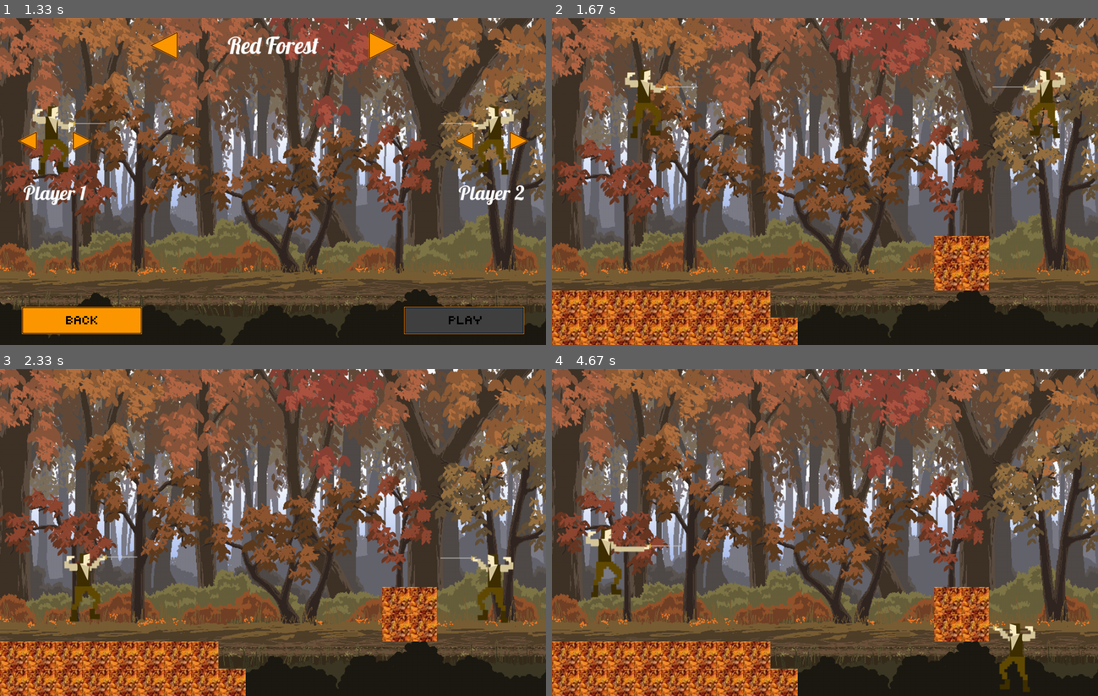
Above: before the commit, frames 1-4 (two rows, left to right).
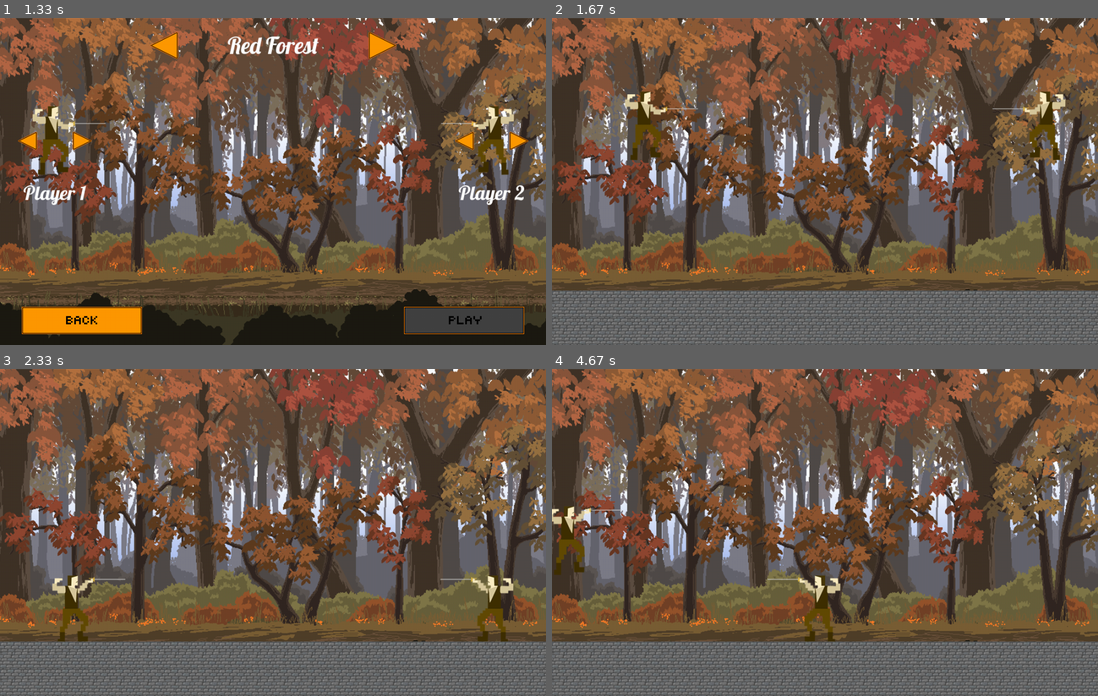
Above: after the commit, the same moments.

Repository: AlexisDougherty13/Duel
Game: pygame game, started from theMain.py
The game is run twice, just before and just after one commit, with the same random seed, the same clock (stepped at 60 frames per second) and the same inputs.
Inputs (mouse positions are in pixels of both pictures, inside the frame that each line leads up to):
- Up to frame 1 (1.33 s): click (251, 194) at 0.38 s; click (464, 318) at 1.22 s
- Up to frame 2 (1.67 s): no input
- Up to frame 3 (2.33 s): tap A at 1.67 s; hold Up from 2.07 s (still down); hold W from 2.07 s (still down)
- Up to frame 4 (4.67 s): release Up at 2.53 s; release W at 2.53 s; hold Right 2.57-3.03 s; hold D 2.57-3.03 s; tap Space at 2.63, 2.93, 3.13, 3.43, 3.7, 4.03, 4.33, 4.47 s; tap Right Shift at 2.72, 4.12 s; hold Left 3.07-3.6 s; hold A 3.07-3.6 s; hold Down 3.63-3.93 s; hold S 3.63-3.93 s; tap F at 3.78 s; hold Left 3.97-4.37 s; hold A 3.97-4.37 s; hold Up from 4.4 s (still down); hold W from 4.4 s (still down)

Frame 1 is identical in both runs. In frame 2, 20% of the frame differs, in the area x 0-100%, y 15-100%; in frame 3, 21%; in frame 4, 21%, in the area x 0-100%, y 42-100%.

Commit message:
AAAAAAAAAAAAAAAAAAAAAAAAAAAAAAAAAAAAAAAAAAAAAAAAAAA

Diff:
--- a/desolateDesertMap.py
+++ b/desolateDesertMap.py
@@ -17,5 +17,5 @@
             "ZorroFlag": "Resources/Images/ZorroFlag.png",
             "KingFlag":"Resources/Images/KingArthurFlag.png"
         }
-        Map.__init__(self, 1000, 600, 450, 300, 550, 300, assets_dict, "desolateDesertMap.txt")
+        Map.__init__(self, 1000, 600, -50, 140, 675, 140, assets_dict, "desolateDesertMap.txt")
         self.songName = "Desolate Desert"
--- a/desolateDesertMap.txt
+++ b/desolateDesertMap.txt
@@ -7,7 +7,7 @@
 2000000000000000000000000000000000000000000000000000000000000000000000000000000000000000000000000000000000000000000000000000000000000000000000000000000000000000000000000000000000000000000000000000000000000000000000000000000000000000000000000000000002
 2000000000000000000000000000000000000000000000000000000000000000000000000000000000000000000000000000000000000000000000000000000000000000000000000000000000000000000000000000000000000000000000000000000000000000000000000000000000000000000000000000000002
 2000000000000000000000000000111000000000000000000000000000000000000000000000000000000000001110000111000000000000000000000000000000000000000000000000001110000111000000000000000000000000000000000000000000000000000000000001110000000000000000000000000002
-200B00000000000000000000000011100000000000000000000000000000000000000000000000001111111111111444411111111111110000000000000000000000000000001111111111111444411111111111110000000000000000000000000000000000000000000000000111000000000000000000000000A002
+20000000B000000000000000000011100000000000000000000000000000000000000000000000001111111111111444411111111111110000000000000000000000000000001111111111111444411111111111110000000000000000000000000000000000000000000000000111000000000000000000A000000002
 1111111111111111111000111000111000111000111111111111111111111111111111111111111111111111111111111111111111111111111111111111111111111111111111111111111111111111111111111111111111111111111111111111111111111111110001110001110001110001111111111111111111
 1111111111111111111444111444111444111444111111111111111111111111111111111111111111111111111111111111111111111111111111111111111111111111111111111111111111111111111111111111111111111111111111111111111111111111114441114441114441114441111111111111111111
 1111111111111111111111111111111111111111111111111111111111111111111111111111111111111111111111111111111111111111111111111111111111111111111111111111111111111111111111111111111111111111111111111111111111111111111111111111111111111111111111111111111111
--- a/gameEngine.py
+++ b/gameEngine.py
@@ -82,8 +82,8 @@
 
     swords = []
 
-    player1 = Player(-50, 100, 1, 2, False, True, getSkin(skin_selection1), 1)  # Initializes player1 -50, 100
-    player2 = Player(675, 100, 1, 2, False, False, getSkin(skin_selection2), -1)  # Initializes player2 675, 100
+    player1 = Player(current_map.getP1InitialPosition()["X"], current_map.getP1InitialPosition()["Y"], 1, 2, False, True, getSkin(skin_selection1), 1)  # Initializes player1 -50, 100
+    player2 = Player(current_map.getP2InitialPosition()["X"], current_map.getP2InitialPosition()["Y"], 1, 2, False, False, getSkin(skin_selection2), -1)  # Initializes player2 675, 100
 
     display, camera = gameFrame.init(current_map)
 
@@ -92,14 +92,14 @@
     active_match = True
 
     audio.changeSong(current_map.songName)
-    leftover = 0
+    #leftover = 0
     while active_match:
         # Delta time is implemented to help make sure that player's models will move at the same speed regardless of monitor refresh rate and processor speed.
         # Could use further optimizing and troubleshooting.
 
-        Millisec_Goal = .0166
-
-        timer = time()
+        #Millisec_Goal = .0166
+
+        #timer = time()
         for event in pygame.event.get():
             # What to do on quit
             if event.type == pygame.QUIT:
@@ -345,19 +345,19 @@
         player1.move(entities, camera)
         player2.move(entities, camera)
 
-        shotClock = time()-timer
-        while shotClock - leftover >= Millisec_Goal:
-            for sword in swords:
-                if not sword.getState("on_ground"):
-                    sword.calculateGravity(time())
-                sword.move(entities)
-            player1.move(entities, camera)
-            player2.move(entities, camera)
-            leftover = shotClock % Millisec_Goal
-            shotClock -= Millisec_Goal
-        while shotClock < Millisec_Goal:
-            shotClock = time()-timer
-        timer = time()
+        # shotClock = time()-timer
+        # while shotClock - leftover >= Millisec_Goal:
+        #     for sword in swords:
+        #         if not sword.getState("on_ground"):
+        #             sword.calculateGravity(time())
+        #         sword.move(entities)
+        #     player1.move(entities, camera)
+        #     player2.move(entities, camera)
+        #     leftover = shotClock % Millisec_Goal
+        #     shotClock -= Millisec_Goal
+        # while shotClock < Millisec_Goal:
+        #     shotClock = time()-timer
+        # timer = time()
         #render
         gameFrame.render(display, screen, player1, player2, entities, camera, swords, current_map.assets_dict)
 
--- a/playerSkinsList.py
+++ b/playerSkinsList.py
@@ -80,12 +80,12 @@
 
             "run_l_nosword": "Resources/Images/MontoyaRun1L_nosword.png",
             "run_r_nosword": "Resources/Images/MontoyaRun1R_nosword.png",
-            "run_l_1_nosword": "Resources/Images/MontoyaRun1L_nosword.png",
-            "run_r_1_nosword": "Resources/Images/MontoyaRun1R_nosword.png",
-            "run_l_2_nosword": "Resources/Images/MontoyaRun2L_nosword.png",
-            "run_r_2_nosword": "Resources/Images/MontoyaRun2R_nosword.png",
-            "run_l_3_nosword": "Resources/Images/MontoyaRun3L_nosword.png",
-            "run_r_3_nosword": "Resources/Images/MontoyaRun3R_nosword.png",
+            "run_l_nosword_1": "Resources/Images/MontoyaRun1L_nosword.png",
+            "run_r_nosword_1": "Resources/Images/MontoyaRun1R_nosword.png",
+            "run_l_nosword_2": "Resources/Images/MontoyaRun2L_nosword.png",
+            "run_r_nosword_2": "Resources/Images/MontoyaRun2R_nosword.png",
+            "run_l_nosword_3": "Resources/Images/MontoyaRun3L_nosword.png",
+            "run_r_nosword_3": "Resources/Images/MontoyaRun3R_nosword.png",
             "sword_high_l_nosword": "Resources/Images/MontoyaHighL_nosword.png",
             "sword_high_r_nosword": "Resources/Images/MontoyaHighR_nosword.png",
             "sword_med_l_nosword": "Resources/Images/MontoyaMedL_nosword.png",
@@ -100,12 +100,12 @@
             "thrust_med_r_nosword": "Resources/Images/MontoyaMedThrustR_nosword.png",
             "thrust_low_l_nosword": "Resources/Images/MontoyaLowThrustL_nosword.png",
             "thrust_low_r_nosword": "Resources/Images/MontoyaLowThrustR_nosword.png",
-            "ghost_run_l_1_nosword": "Resources/Images/MontoyaGhostRun1L_nosword.png",
-            "ghost_run_r_1_nosword": "Resources/Images/MontoyaGhostRun1R_nosword.png",
-            "ghost_run_l_2_nosword": "Resources/Images/MontoyaGhostRun2L_nosword.png",
-            "ghost_run_r_2_nosword": "Resources/Images/MontoyaGhostRun2R_nosword.png",
-            "ghost_run_l_3_nosword": "Resources/Images/MontoyaGhostRun3L_nosword.png",
-            "ghost_run_r_3_nosword": "Resources/Images/MontoyaGhostRun3R_nosword.png",
+            "ghost_run_l_nosword_1": "Resources/Images/MontoyaGhostRun1L_nosword.png",
+            "ghost_run_r_nosword_1": "Resources/Images/MontoyaGhostRun1R_nosword.png",
+            "ghost_run_l_nosword_2": "Resources/Images/MontoyaGhostRun2L_nosword.png",
+            "ghost_run_r_nosword_2": "Resources/Images/MontoyaGhostRun2R_nosword.png",
+            "ghost_run_l_nosword_3": "Resources/Images/MontoyaGhostRun3L_nosword.png",
+            "ghost_run_r_nosword_3": "Resources/Images/MontoyaGhostRun3R_nosword.png",
             "ghost_sword_high_l_nosword": "Resources/Images/MontoyaGhostHighL_nosword.png",
             "ghost_sword_high_r_nosword": "Resources/Images/MontoyaGhostHighR_nosword.png",
             "ghost_sword_med_l_nosword": "Resources/Images/MontoyaGhostMedL_nosword.png",
@@ -178,12 +178,12 @@
             "ghost_dead_l_3": "Resources/Images/ZorroGhostDeath3L.png",
             "ghost_dead_r_3": "Resources/Images/ZorroGhostDeath3R.png",
 
-            "run_l_1_nosword": "Resources/Images/ZorroRun1L_nosword.png",
-            "run_r_1_nosword": "Resources/Images/ZorroRun1R_nosword.png",
-            "run_l_2_nosword": "Resources/Images/ZorroRun2L_nosword.png",
-            "run_r_2_nosword": "Resources/Images/ZorroRun2R_nosword.png",
-            "run_l_3_nosword": "Resources/Images/ZorroRun3L_nosword.png",
-            "run_r_3_nosword": "Resources/Images/ZorroRun3R_nosword.png",
+            "run_l_nosword_1": "Resources/Images/ZorroRun1L_nosword.png",
+            "run_r_nosword_1": "Resources/Images/ZorroRun1R_nosword.png",
+            "run_l_nosword_2": "Resources/Images/ZorroRun2L_nosword.png",
+            "run_r_nosword_2": "Resources/Images/ZorroRun2R_nosword.png",
+            "run_l_nosword_3": "Resources/Images/ZorroRun3L_nosword.png",
+            "run_r_nosword_3": "Resources/Images/ZorroRun3R_nosword.png",
             "sword_high_l_nosword": "Resources/Images/ZorroHighL_nosword.png",
             "sword_high_r_nosword": "Resources/Images/ZorroHighR_nosword.png",
             "sword_med_l_nosword": "Resources/Images/ZorroMedL_nosword.png",
@@ -198,12 +198,12 @@
             "thrust_med_r_nosword": "Resources/Images/ZorroMedThrustR_nosword.png",
             "thrust_low_l_nosword": "Resources/Images/ZorroLowThrustL_nosword.png",
             "thrust_low_r_nosword": "Resources/Images/ZorroLowThrustR_nosword.png",
-            "ghost_run_l_1_nosword": "Resources/Images/ZorroGhostRun1L_nosword.png",
-            "ghost_run_r_1_nosword": "Resources/Images/ZorroGhostRun1R_nosword.png",
-            "ghost_run_l_2_nosword": "Resources/Images/ZorroGhostRun2L_nosword.png",
-            "ghost_run_r_2_nosword": "Resources/Images/ZorroGhostRun2R_nosword.png",
-            "ghost_run_l_3_nosword": "Resources/Images/ZorroGhostRun3L_nosword.png",
-            "ghost_run_r_3_nosword": "Resources/Images/ZorroGhostRun3R_nosword.png",
+            "ghost_run_l_nosword_1": "Resources/Images/ZorroGhostRun1L_nosword.png",
+            "ghost_run_r_nosword_1": "Resources/Images/ZorroGhostRun1R_nosword.png",
+            "ghost_run_l_nosword_2": "Resources/Images/ZorroGhostRun2L_nosword.png",
+            "ghost_run_r_nosword_2": "Resources/Images/ZorroGhostRun2R_nosword.png",
+            "ghost_run_l_nosword_3": "Resources/Images/ZorroGhostRun3L_nosword.png",
+            "ghost_run_r_nosword_3": "Resources/Images/ZorroGhostRun3R_nosword.png",
             "ghost_sword_high_l_nosword": "Resources/Images/ZorroGhostHighL_nosword.png",
             "ghost_sword_high_r_nosword": "Resources/Images/ZorroGhostHighR_nosword.png",
             "ghost_sword_med_l_nosword": "Resources/Images/ZorroGhostMedL_nosword.png",
@@ -276,12 +276,12 @@
             "ghost_dead_l_3": "Resources/Images/KingArthurGhostDeath3L.png",
             "ghost_dead_r_3": "Resources/Images/KingArthurGhostDeath3R.png",
 
-            "run_l_1_nosword": "Resources/Images/KingArthurRun1L_nosword.png",
-            "run_r_1_nosword": "Resources/Images/KingArthurRun1R_nosword.png",
-            "run_l_2_nosword": "Resources/Images/KingArthurRun2L_nosword.png",
-            "run_r_2_nosword": "Resources/Images/KingArthurRun2R_nosword.png",
-            "run_l_3_nosword": "Resources/Images/KingArthurRun3L_nosword.png",
-            "run_r_3_nosword": "Resources/Images/KingArthurRun3R_nosword.png",
+            "run_l_nosword_1": "Resources/Images/KingArthurRun1L_nosword.png",
+            "run_r_nosword_1": "Resources/Images/KingArthurRun1R_nosword.png",
+            "run_l_nosword_2": "Resources/Images/KingArthurRun2L_nosword.png",
+            "run_r_nosword_2": "Resources/Images/KingArthurRun2R_nosword.png",
+            "run_l_nosword_3": "Resources/Images/KingArthurRun3L_nosword.png",
+            "run_r_nosword_3": "Resources/Images/KingArthurRun3R_nosword.png",
             "sword_high_l_nosword": "Resources/Images/KingArthurHighL_nosword.png",
             "sword_high_r_nosword": "Resources/Images/KingArthurHighR_nosword.png",
             "sword_med_l_nosword": "Resources/Images/KingArthurMedL_nosword.png",
@@ -296,12 +296,12 @@
             "thrust_med_r_nosword": "Resources/Images/KingArthurMedThrustR_nosword.png",
             "thrust_low_l_nosword": "Resources/Images/KingArthurLowThrustL_nosword.png",
             "thrust_low_r_nosword": "Resources/Images/KingArthurLowThrustR_nosword.png",
-            "ghost_run_l_1_nosword": "Resources/Images/KingArthurGhostRun1L_nosword.png",
-            "ghost_run_r_1_nosword": "Resources/Images/KingArthurGhostRun1R_nosword.png",
-            "ghost_run_l_2_nosword": "Resources/Images/KingArthurGhostRun2L_nosword.png",
-            "ghost_run_r_2_nosword": "Resources/Images/KingArthurGhostRun2R_nosword.png",
-            "ghost_run_l_3_nosword": "Resources/Images/KingArthurGhostRun3L_nosword.png",
-            "ghost_run_r_3_nosword": "Resources/Images/KingArthurGhostRun3R_nosword.png",
+            "ghost_run_l_nosword_1": "Resources/Images/KingArthurGhostRun1L_nosword.png",
+            "ghost_run_r_nosword_1": "Resources/Images/KingArthurGhostRun1R_nosword.png",
+            "ghost_run_l_nosword_2": "Resources/Images/KingArthurGhostRun2L_nosword.png",
+            "ghost_run_r_nosword_2": "Resources/Images/KingArthurGhostRun2R_nosword.png",
+            "ghost_run_l_nosword_3": "Resources/Images/KingArthurGhostRun3L_nosword.png",
+            "ghost_run_r_nosword_3": "Resources/Images/KingArthurGhostRun3R_nosword.png",
             "ghost_sword_high_l_nosword": "Resources/Images/KingArthurGhostHighL_nosword.png",
             "ghost_sword_high_r_nosword": "Resources/Images/KingArthurGhostHighR_nosword.png",
             "ghost_sword_med_l_nosword": "Resources/Images/KingArthurGhostMedL_nosword.png",
@@ -375,12 +375,12 @@
             "ghost_dead_l_3": "Resources/Images/MontoyaGhostDeath3L.png",
             "ghost_dead_r_3": "Resources/Images/MontoyaGhostDeath3R.png",
 
-            "run_l_1_nosword": "Resources/Images/MontoyaRun1L_nosword.png",
-            "run_r_1_nosword": "Resources/Images/MontoyaRun1R_nosword.png",
-            "run_l_2_nosword": "Resources/Images/MontoyaRun2L_nosword.png",
-            "run_r_2_nosword": "Resources/Images/MontoyaRun2R_nosword.png",
-            "run_l_3_nosword": "Resources/Images/MontoyaRun3L_nosword.png",
-            "run_r_3_nosword": "Resources/Images/MontoyaRun3R_nosword.png",
+            "run_l_nosword_1": "Resources/Images/MontoyaRun1L_nosword.png",
+            "run_r_nosword_1": "Resources/Images/MontoyaRun1R_nosword.png",
+            "run_l_nosword_2": "Resources/Images/MontoyaRun2L_nosword.png",
+            "run_r_nosword_2": "Resources/Images/MontoyaRun2R_nosword.png",
+            "run_l_nosword_3": "Resources/Images/MontoyaRun3L_nosword.png",
+            "run_r_nosword_3": "Resources/Images/MontoyaRun3R_nosword.png",
             "sword_high_l_nosword": "Resources/Images/MontoyaHighL_nosword.png",
             "sword_high_r_nosword": "Resources/Images/MontoyaHighR_nosword.png",
             "sword_med_l_nosword": "Resources/Images/MontoyaMedL_nosword.png",
@@ -395,12 +395,12 @@
             "thrust_med_r_nosword": "Resources/Images/MontoyaMedThrustR_nosword.png",
             "thrust_low_l_nosword": "Resources/Images/MontoyaLowThrustL_nosword.png",
             "thrust_low_r_nosword": "Resources/Images/MontoyaLowThrustR_nosword.png",
-            "ghost_run_l_1_nosword": "Resources/Images/MontoyaGhostRun1L_nosword.png",
-            "ghost_run_r_1_nosword": "Resources/Images/MontoyaGhostRun1R_nosword.png",
-            "ghost_run_l_2_nosword": "Resources/Images/MontoyaGhostRun2L_nosword.png",
-            "ghost_run_r_2_nosword": "Resources/Images/MontoyaGhostRun2R_nosword.png",
-            "ghost_run_l_3_nosword": "Resources/Images/MontoyaGhostRun3L_nosword.png",
-            "ghost_run_r_3_nosword": "Resources/Images/MontoyaGhostRun3R_nosword.png",
+            "ghost_run_l_nosword_1": "Resources/Images/MontoyaGhostRun1L_nosword.png",
+            "ghost_run_r_nosword_1": "Resources/Images/MontoyaGhostRun1R_nosword.png",
+            "ghost_run_l_nosword_2": "Resources/Images/MontoyaGhostRun2L_nosword.png",
+            "ghost_run_r_nosword_2": "Resources/Images/MontoyaGhostRun2R_nosword.png",
+            "ghost_run_l_nosword_3": "Resources/Images/MontoyaGhostRun3L_nosword.png",
+            "ghost_run_r_nosword_3": "Resources/Images/MontoyaGhostRun3R_nosword.png",
             "ghost_sword_high_l_nosword": "Resources/Images/MontoyaGhostHighL_nosword.png",
             "ghost_sword_high_r_nosword": "Resources/Images/MontoyaGhostHighR_nosword.png",
             "ghost_sword_med_l_nosword": "Resources/Images/MontoyaGhostMedL_nosword.png",
--- a/redForestMap.py
+++ b/redForestMap.py
@@ -17,5 +17,5 @@
             "ZorroFlag": "Resources/Images/ZorroFlag.png",
             "KingFlag": "Resources/Images/KingArthurFlag.png"
         }
-        Map.__init__(self, 1000, 600, 450, 300, 550, 300, assets_dict, "redForestMap.txt")
+        Map.__init__(self, 1000, 600, -50, 140, 675, 140, assets_dict, "redForestMap.txt")
         self.songName = "Red Forest"
--- a/redForestMap.txt
+++ b/redForestMap.txt
@@ -1,16 +1,16 @@
-222222222222222222222222222222222222222222222222221111111111111111111122222222222222222222222222222222222222222222222222222222222222222222222222222222222222222222222222221111111111111111111122222222222222222222222222222222222222222222222222
-200000000000000000000000000000000000000000000000000000000000000000000000000000000000000000000000000000000000000000000000000000000000000000000000000000000000000000000000000000000000000000000000000000000000000000000000000000000000000000000002
-200000000000000000000000000000000000000000000000000000000000000000000000000000000000000000000000000000000000000000000000000000000000000000000000000000000000000000000000000000000000000000000000000000000000000000000000000000000000000000000002
-200000000000000000000000000000000000000000000000000000000000000000000000000000000000000000000000000000000000000000000000000000000000000000000000000000000000000000000000000000000000000000000000000000000000000000000000000000000000000000000002
-200000000000000000000000000000000000000000000000000000000000000000000000000000000000000000000000000000000000000000000000000000000000000000000000000000000000000000000000000000000000000000000000000000000000000000000000000000000000000000000002
-200000000000000000000000000000000000000000000000000000000000000000000000000000000000000000000000000000000000000000000000000000000000000000000000000000000000000000000000000000000000000000000000000000000000000000000000000000000000000000000002
-20B000000000000000000000000000000000000000000000000000000000000000000000000000000000000000000000000000000000000000000000000000000000000000000000000000000000000000000000000000000000000000000000000000000000000000000000000000000000000000000B02
-211100000000000000000000000000000000000100000000000000010000000000000001000000000000000000000000000000000000000000000000000000000000000000000000000000000000000000000000100000000000000010000000000000001000000000000000000000000000000000001112
-211111111111110000000000000000000000000100000000000000010000000000000001000000000000000000000000000000001100000000000000000000000000001100000000000000000000000000000000100000000000000010000000000000001000000000000000000000000011111111111112
-211111111111111111111111000000000000000100000000000000010000000000000001000000000000011000000000000000001100000000000000000000000000001100000000000000000110000000000000100000000000000010000000000000001000000000000000111111111111111111111112
-111111111111111111111111111111111111111111111111111111111111111111111111111111000000011000000000011000000000000011111111111111110000000000000110000000000110000000111111111111111111111111111111111111111111111111111111111111111111111111111111
-111111111111111111111111111111111111111111111111111111111111111111111111111111100000000000000000011000000000000111111111111111111000000000000110000000000000000001111111111111111111111111111111111111111111111111111111111111111111111111111111
-111111111111111111111111111111111111111111111111111111111111111111111111111111110000000000000000000000000000001111111111111111111100000000000000000000000000000011111111111111111111111111111111111111111111111111111111111111111111111111111111
-111111111111111111111111111111111111111111111111111111111111111111111111111111111444444444444444444444444444411111111111111111111114444444444444444444444444444111111111111111111111111111111111111111111111111111111111111111111111111111111111
-111111111111111111111111111111111111111111111111111111111111111111111111111111111111111111111111111111111111111111111111111111111111111111111111111111111111111111111111111111111111111111111111111111111111111111111111111111111111111111111111
-333333333333333333333333333333333333333333333333333333333333333333333333333333333333333333333333333333333333333333333333333333333333333333333333333333333333333333333333333333333333333333333333333333333333333333333333333333333333333333333333
+20000000000000000000000000000000000000000000000000000000000000000000000000000000000000000000000000000000000000000000000000000000000000000000000000000000000000000000000000000000000000000000000000000000000000000000000000000000000000000000000000000000000000000002
+20000000000000000000000000000000000000000000000000000000000000000000000000000000000000000000000000000000000000000000000000000000000000000000000000000000000000000000000000000000000000000000000000000000000000000000000000000000000000000000000000000000000000000002
+20000000000000000000000000000000000000000000000000000000000000000000000000000000000000000000000000000000000000000000000000000000000000000000000000000000000000000000000000000000000000000000000000000000000000000000000000000000000000000000000000000000000000000002
+20000000000000000000000000000000000000000000000000000000000000000000000000000000000000000000000000000000000000000000000000000000000000000000000000000000000000000000000000000000000000000000000000000000000000000000000000000000000000000000000000000000000000000002
+20000000B00000000000000000000000000000000000000000000000000000000000000000000000000000000000000000000000000000000000000000000000000000000000000000000000000000000000000000000000000000000000000000000000000000000000000000000000000000000000000000000000000A00000002
+21111111111000000000000000000000000000000000000000000000000000000000000000000000000000000000000000000000000000000000000000000000000000000000000000000000000000000000000000000000000000000000000000000000000000000000000000000000000000000000000000000000011111111112
+21111111111111000000000000000000000000010000000000000001000000000000000100000001111110000000000000000000000000000000000000000000000000000000000000000000000000000000000000000000111111100000100000000000000010000000000000001000000000000000000000000011111111111112
+21111111111111111111111100000000000000010000000000000001000000000000000100000001100110001111111111000000000000000000000000000000000000000000000000000000000000000001111111111000110001100000100000000000000010000000000000001000000000000000111111111111111111111112
+11111111111111111111111111111111111111111111111111111111111111111111111110000000000000001100000011000111111110000000000000000000000000000000000000000000111111110001100000011000000000000001111111111111111111111111111111111111111111111111111111111111111111111111
+11111111111111111111111111111111111111111111111111111111111111111111111111000000000000000000000000000110000110000000000000000000000000000000000000000000110000110000000000000000000000000011111111111111111111111111111111111111111111111111111111111111111111111111
+11111111111111111111111111111111111111111111111111111111111111111111111111100000000000000000000000000000000000111111111111111111111111111111111111111100000000000000000000000000000000000111111111111111111111111111111111111111111111111111111111111111111111111111
+11111111111111111111111111111111111111111111111111111111111111111111111111114444444444444444444444444444444441111111111111111111111111111111111111111114444444444444444444444444444444441111111111111111111111111111111111111111111111111111111111111111111111111111
+11111111111111111111111111111111111111111111111111111111111111111111111111111111111111111111111111111111111111111111111111111111111111111111111111111111111111111111111111111111111111111111111111111111111111111111111111111111111111111111111111111111111111111111
+11111111111111111111111111111111111111111111111111111111111111111111111111111111111111111111111111111111111111111111111111111111111111111111111111111111111111111111111111111111111111111111111111111111111111111111111111111111111111111111111111111111111111111111
+11111111111111111111111111111111111111111111111111111111111111111111111111111111111111111111111111111111111111111111111111111111111111111111111111111111111111111111111111111111111111111111111111111111111111111111111111111111111111111111111111111111111111111111
+33333333333333333333333333333333333333333333333333333333333333333333333333333333333333333333333333333333333333333333333333333333333333333333333333333333333333333333333333333333333333333333333333333333333333333333333333333333333333333333333333333333333333333333
Binary file removed: Resources/Images/RedForestTile (2).png
Binary file changed: Resources/Images/RedForestTile.png
Binary file added: Resources/Images/RedForestTile2.png
